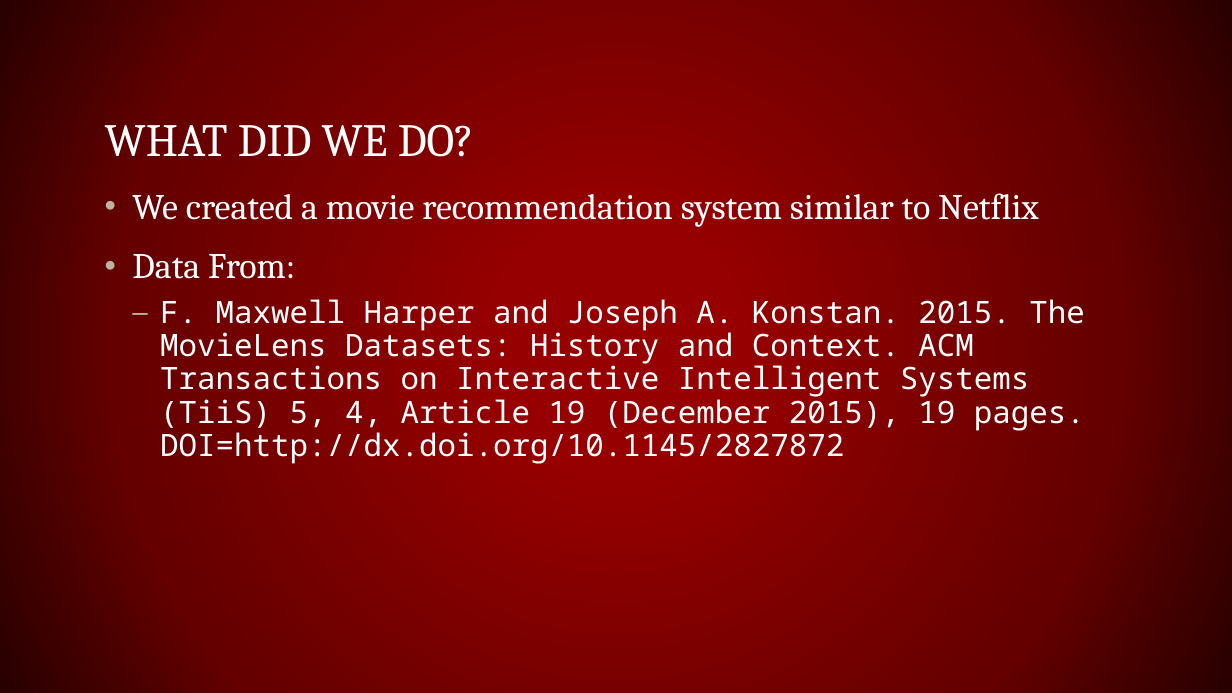
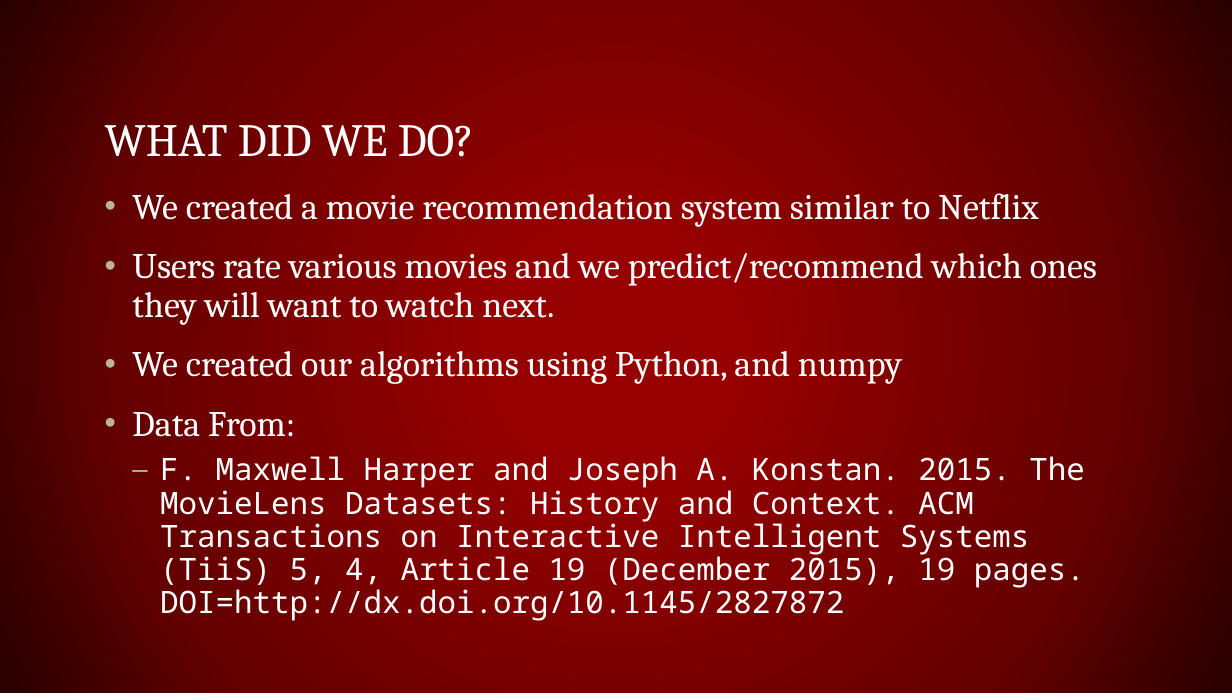
Before and after one commit to rwedoff/Recommendation-Systems-Project, a slide deck: slide 3 of Recommendation Systems.pptx. Drawn at 1232x693 pixels with LibreOffice and Linux fonts; fonts in the diff are those of the drawing. Boxes give left, top, right and bottom in pixels: in the first picture for what was removed or moved away, otherwise in the second. Text is boxed around its words. In the diff, an @@ line names an element or a change of style, - is before the commit and + after.

```diff
--- a/Recommendation Systems.pptx
+++ b/Recommendation Systems.pptx
@@ text at [132, 253, 1097, 384]: paragraphs added @@
+• Users rate various movies and we predict/recommend which ones they will want to watch next.
+• We created our algorithms using Python, and numpy
```
Also in this commit, not shown: 7 other slides changed, 4 slides added, 3 other files.
